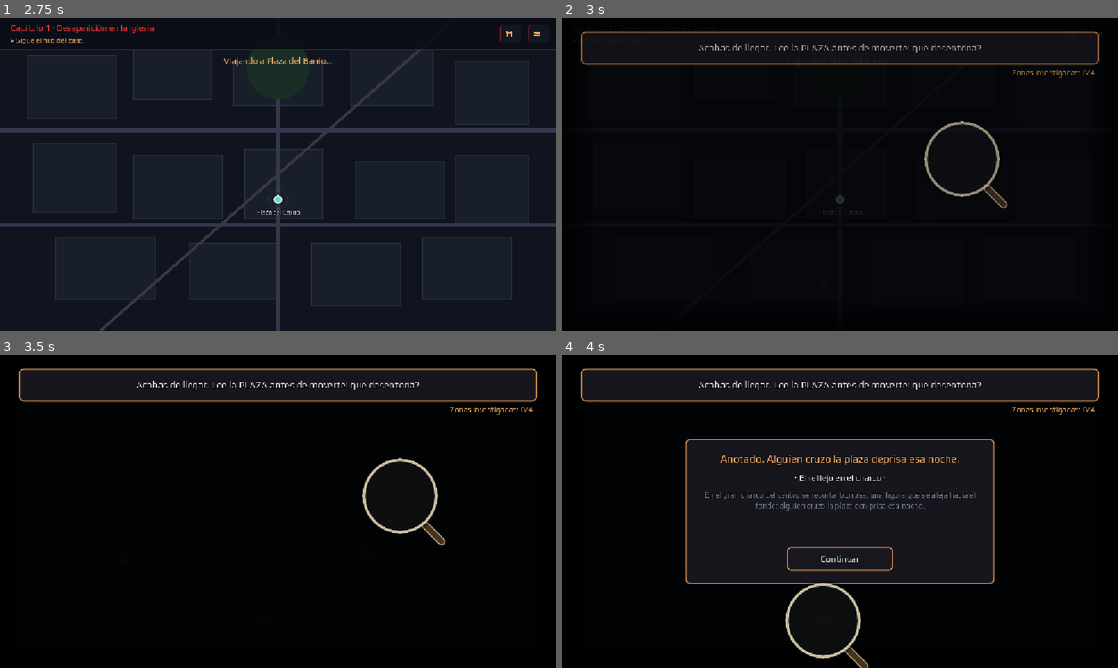
Above: before the commit, frames 1-4 (two rows, left to right).
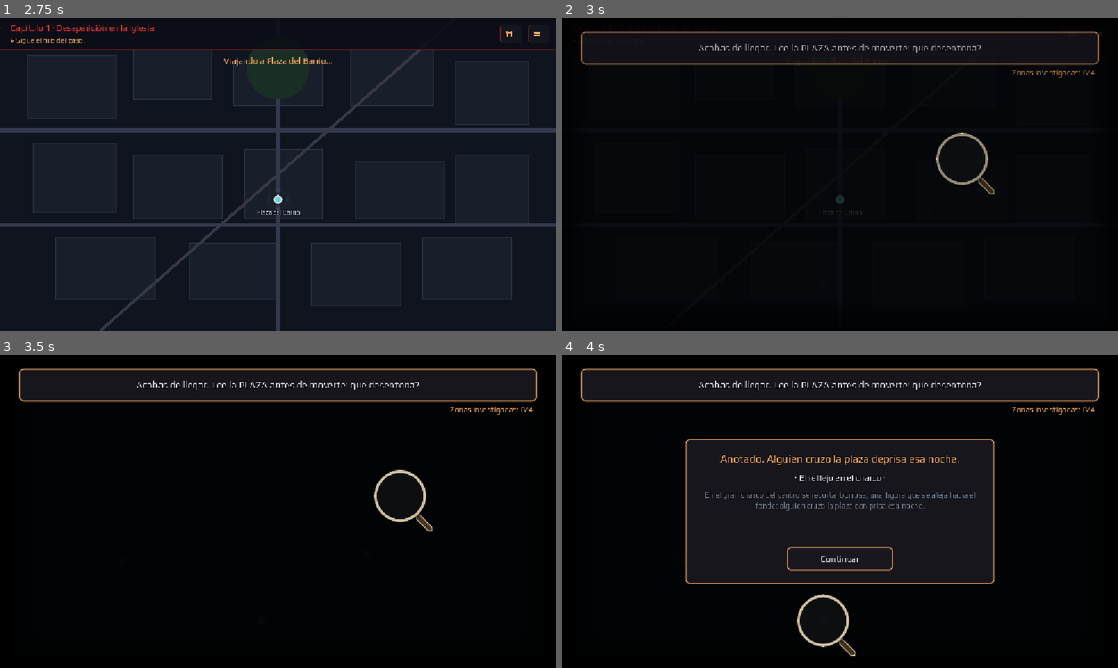
Above: after the commit, the same moments.

Repository: donki/sOCTheGame
Game: Godot game, scene res://scenes/CityMap.tscn
The game is run twice, just before and just after one commit, with the same random seed, the same clock (stepped at 60 frames per second) and the same inputs. This scene is started directly instead of the project's main scene.
Inputs (mouse positions are in pixels of both pictures, inside the frame that each line leads up to):
- Up to frame 1 (2.75 s): click (511, 33) at 0.52 s; click (539, 33) at 1.27 s; click (278, 199) at 2 s
- Up to frame 2 (3 s): tap Enter at 2.75 s; move the mouse to (962, 158) at 2.77 s; hold D (move_right) from 2.78 s (still down); tap J (attack) at 2.85 s; click (962, 158) at 2.92 s
- Up to frame 3 (3.5 s): keep holding D (move_right); tap Space at 3.02 s
- Up to frame 4 (4 s): release D (move_right) at 3.5 s; click (823, 621) at 3.52 s

Frame 1 is identical in both runs. In frame 2, 0.8% of the frame differs, in the area x 65-81%, y 32-62%; in frame 3, 0.8%; in frame 4, 0.9%, in the area x 40-56%, y 72-100%.

Commit message:
sOC: lupa mas pequena en SearchView + pista aterriza mas a la izquierda
Co-Authored-By: Claude Opus 4.8 (1M context) <noreply@anthropic.com>

Diff:
--- a/scenes/CityMap.gd
+++ b/scenes/CityMap.gd
@@ -866,7 +866,7 @@
 	add_child(card)
 	# Aterriza CENTRADO sobre el botón de la libreta (rect real, no la posición cruda),
 	# y un poco más arriba para que quede claramente ENCIMA del botón, no debajo-derecha.
-	var target := _nb_btn.get_global_rect().get_center() - cs * 0.5 - Vector2(0.0, cs.y * 0.18)
+	var target := _nb_btn.get_global_rect().get_center() - cs * 0.5 - Vector2(42.0, cs.y * 0.18)
 	var t := create_tween()
 	if delay > 0.0:
 		t.tween_interval(delay)
--- a/scenes/SearchView.gd
+++ b/scenes/SearchView.gd
@@ -265,7 +265,7 @@
 ## Lupa: círculo de cristal con aro de latón + mango, que hace de puntero. En su
 ## centro, un destello que parpadea (oculto salvo cuando se pasa sobre una zona).
 func _build_lens() -> void:
-	var D := 156.0
+	var D := 108.0
 	_lens = Control.new()
 	_lens.custom_minimum_size = Vector2(D, D)
 	_lens.size = Vector2(D, D)
@@ -275,7 +275,7 @@
 
 	# Mango (asa) saliendo hacia abajo-derecha (se dibuja primero, tras el cristal).
 	var handle := Panel.new()
-	handle.size = Vector2(64, 16)
+	handle.size = Vector2(46, 13)
 	handle.position = Vector2(D * 0.80, D * 0.80)
 	handle.rotation = deg_to_rad(45)
 	handle.pivot_offset = Vector2(0, 8)
@@ -304,7 +304,7 @@
 
 	# Destello en el centro (parpadeo suave en bucle; visible solo sobre una zona).
 	_glint = Panel.new()
-	var gd := 28.0
+	var gd := 20.0
 	_glint.size = Vector2(gd, gd)
 	_glint.position = Vector2(D * 0.5 - gd * 0.5, D * 0.5 - gd * 0.5)
 	_glint.pivot_offset = Vector2(gd * 0.5, gd * 0.5)
